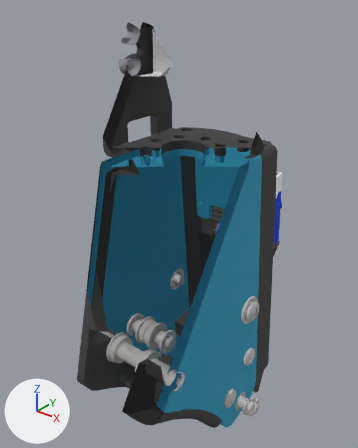
One commit to the COLLADA model aero_description/typeF/meshes/aero_upper_meshes/LARM_LINK7_mesh.dae: the scene before it, then after it.
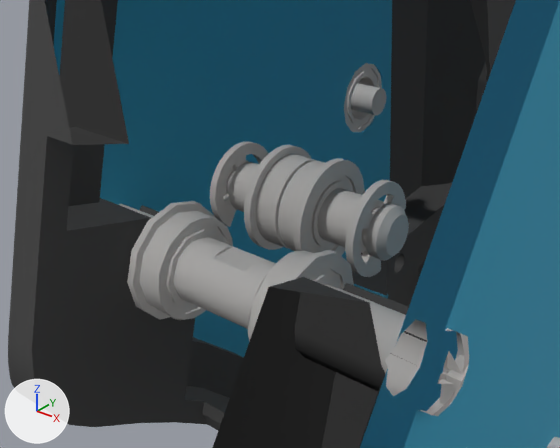
Each version is shown whole from a 50 mm lens placed at (0.0792, -0.1008, 0.0157), pointed at (-0.0051, 0.0045, -0.0496), then close up from a 50 mm lens placed at (0.0318, -0.0576, -0.0518), pointed at (-0.0011, -0.0164, -0.0773). Every picture has the same lights, and +X, +Y and +Z are marked at lower left. Everything nearer to the camera than a plane just in front of the edit is cut away. Where no turn or scale is listed for an object, it has been applied to the vertices.

The older version as bpy lines, for what is in view:
```python
ob_サーフェス1 = bpy.data.objects.new('サーフェス1', me_サーフェス1mesh)
ob_サーフェス1.location = (0.0, 0.0, 0.0)
ob_サーフェス1_ncl1_1 = bpy.data.objects.new('サーフェス1_ncl1_1', me_サーフェス1_ncl1_1mesh)
ob_サーフェス1_ncl1_1.location = (0.0, 0.0, 0.0)
ob_サーフェス1_ncl1_2 = bpy.data.objects.new('サーフェス1_ncl1_2', me_サーフェス1_ncl1_2mesh)
ob_サーフェス1_ncl1_2.location = (0.0, 0.0, 0.0)
```
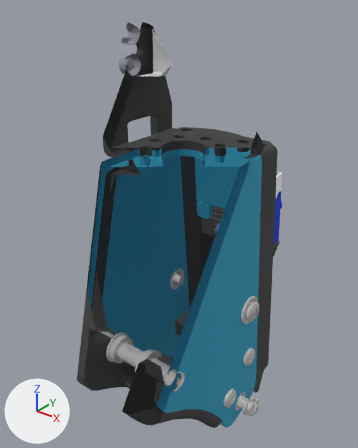
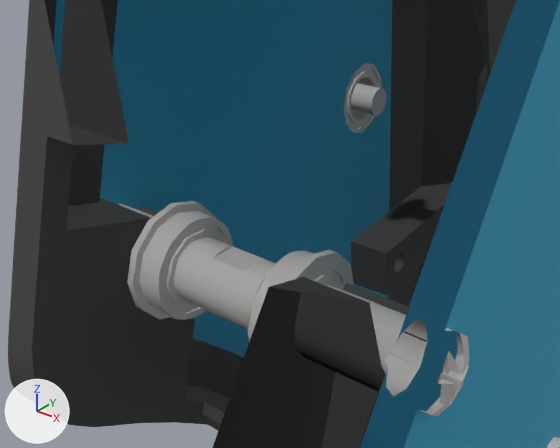
Pixel boxes [x1, y1, x2, y2] of what changed, in the close-ups (560 x 448 px):
'サーフェス1_ncl1_2', deleted
    before: [210, 141, 409, 277]

The change in detail:
Object 'サーフェス1_ncl1_2' (ob_サーフェス1_ncl1_2) is deleted.
